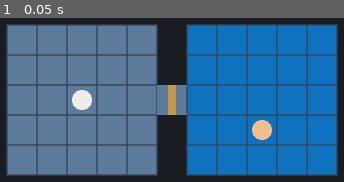
Above: before the commit, frame 1.
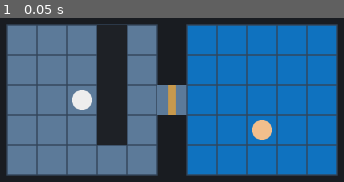
Above: after the commit, the same moment.

Repository: ryanshumway/GDScriptGame
Game: Godot game, scene res://scenes/main.tscn
Same seed, same stepped clock (60 frames per second), same inputs: the game is played once before the commit and once after it.
Inputs:
- Up to frame 1 (0.05 s): no input

The runs differ from the first frame. In frame 1, 6.4% of the frame differs, in the area x 28-37%, y 4-78%.

Commit message:
Step 6c: add a wall that the pathfinder routes around
Co-Authored-By: Claude Opus 5.5 <noreply@anthropic.com>

Diff:
--- a/scenes/main.tscn
+++ b/scenes/main.tscn
@@ -5,6 +5,7 @@
 [ext_resource type="Script" uid="uid://3k5y3plf08ei" path="res://scripts/floorplan.gd" id="3_floorplan"]
 [ext_resource type="PackedScene" path="res://scenes/door.tscn" id="4_door"]
 [ext_resource type="Script" path="res://scripts/tile_highlight.gd" id="5_highlight"]
+[ext_resource type="PackedScene" path="res://scenes/wall.tscn" id="6_wall"]
 
 [node name="Main" type="Node2D" unique_id=972698724]
 
@@ -21,6 +22,10 @@
 grid_position = Vector2i(6, 0)
 floor_color = Color(0.057787344, 0.44611079, 0.74820185, 1)
 
+[node name="Wall" parent="Floorplan" instance=ExtResource("6_wall")]
+grid_position = Vector2i(3, 0)
+size_in_tiles = Vector2i(1, 4)
+
 [node name="TileHighlight" type="Node2D" parent="Floorplan"]
 visible = false
 script = ExtResource("5_highlight")
--- /dev/null
+++ b/scenes/wall.tscn
@@ -0,0 +1,6 @@
+[gd_scene format=3]
+
+[ext_resource type="Script" path="res://scripts/wall.gd" id="1_wall"]
+
+[node name="Wall" type="Node2D"]
+script = ExtResource("1_wall")
--- a/scripts/floorplan.gd
+++ b/scripts/floorplan.gd
@@ -68,9 +68,12 @@
 	return Vector2i((pixels / Room.TILE_SIZE).floor())
 
 
-## True if a tile is inside any room or door.
+## True if a tile is inside a room or door and not covered by a wall.
 func is_walkable(tile: Vector2i) -> bool:
+	var on_floor := false
 	for child in get_children():
+		if child is Wall and child.has_tile(tile):
+			return false
 		if (child is Room or child is Door) and child.has_tile(tile):
-			return true
-	return false
+			on_floor = true
+	return on_floor
--- /dev/null
+++ b/scripts/wall.gd
@@ -0,0 +1,22 @@
+class_name Wall
+extends Node2D
+## A solid block of tiles that crew can't walk through.
+
+## Where the wall's top-left tile sits on the floorplan grid.
+@export var grid_position := Vector2i(0, 0)
+## How many tiles wide (x) and tall (y) the wall is.
+@export var size_in_tiles := Vector2i(1, 1)
+@export var color := Color(0.12, 0.13, 0.15)
+
+
+func _ready() -> void:
+	position = Vector2(grid_position * Room.TILE_SIZE)
+
+
+func _draw() -> void:
+	draw_rect(Rect2(Vector2.ZERO, Vector2(size_in_tiles * Room.TILE_SIZE)), color)
+
+
+## True if a floorplan tile is covered by this wall.
+func has_tile(tile: Vector2i) -> bool:
+	return Rect2i(grid_position, size_in_tiles).has_point(tile)
Not shown, added: scripts/wall.gd.uid
Not shown, changed: LEARNING.md
